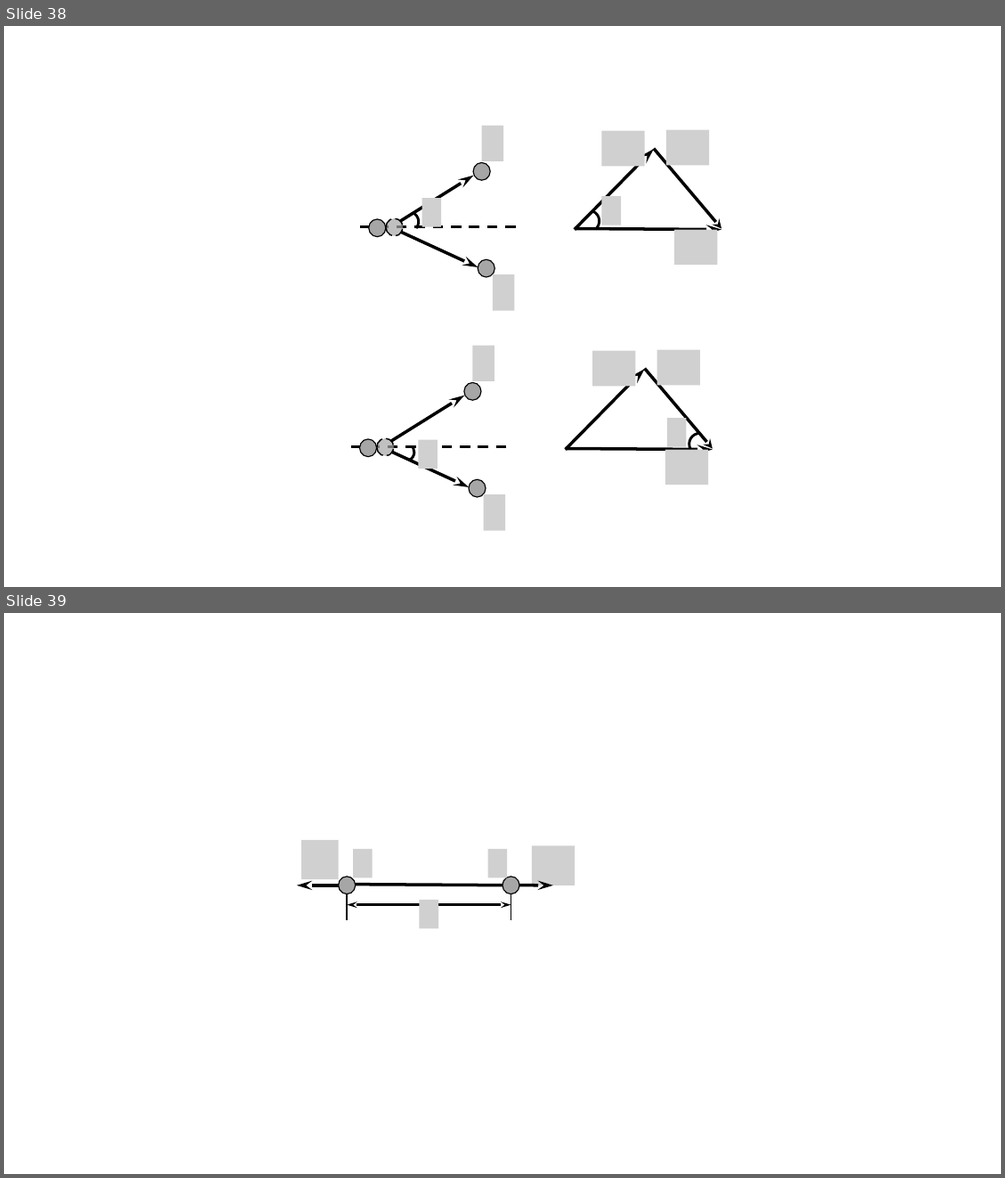
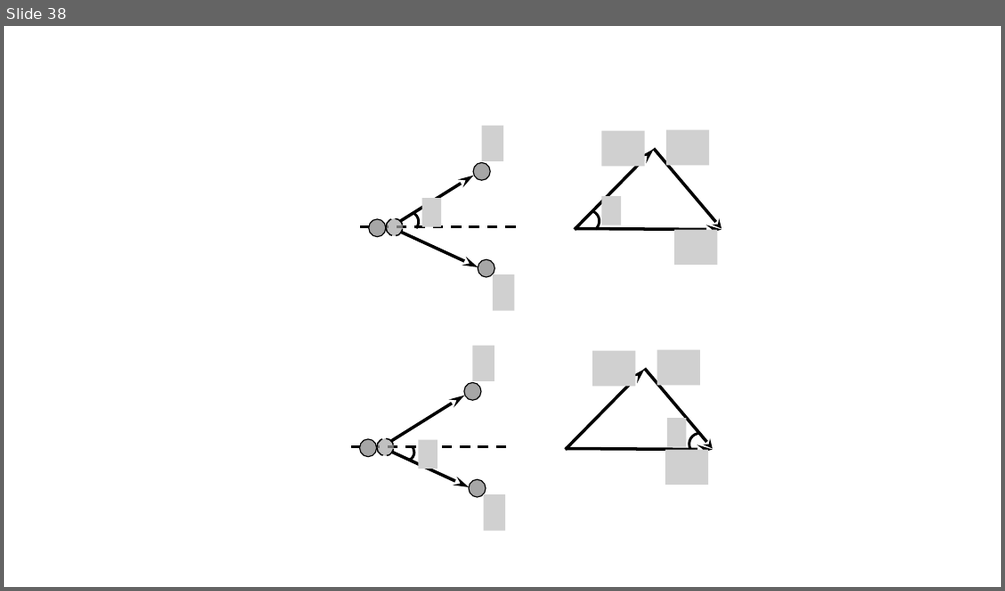
Before and after one commit to savchenko-physics/savchenko-physics.github.io, a slide deck: src/Drawings.pptx. Shown one above the other, each under a label of ours: slides 38 and 39 before the commit, slide 38 after it. The pictures are 1005x1178 and 1005x591 pixels, drawn with LibreOffice and Linux fonts; fonts in the diff are those of the drawing; grey boxes stand for pictures. Boxes give left, top, right and bottom in pixels: in the first picture for what was removed or moved away, otherwise in the second. Text is boxed around its words. In the diff, an @@ line names an element or a change of style, - is before the commit and + after.

```diff
--- a/src/Drawings.pptx
+++ b/src/Drawings.pptx
@@ slide 39 removed at (4,613,1001,1174), background #FFFFFF @@
@@ picture removed at (301,840,339,879) @@
@@ picture removed at (353,849,372,877) @@
@@ picture removed at (488,849,507,877) @@
@@ picture removed at (532,845,575,885) @@
@@ ellipse removed at (339,876,356,894) @@
@@ ellipse removed at (502,876,520,894) @@
@@ arrow removed from (339, 885) to (297, 885) @@
@@ line removed from (348, 919) to (348, 893) @@
@@ double arrow removed from (511, 905) to (348, 905) @@
@@ line removed from (502, 885) to (356, 884) @@
@@ picture removed at (419,900,438,929) @@
@@ line removed from (511, 919) to (511, 893) @@
@@ arrow removed from (519, 885) to (554, 885) @@
```
Also in this commit, not shown: 1 slide added, 5 other files.
